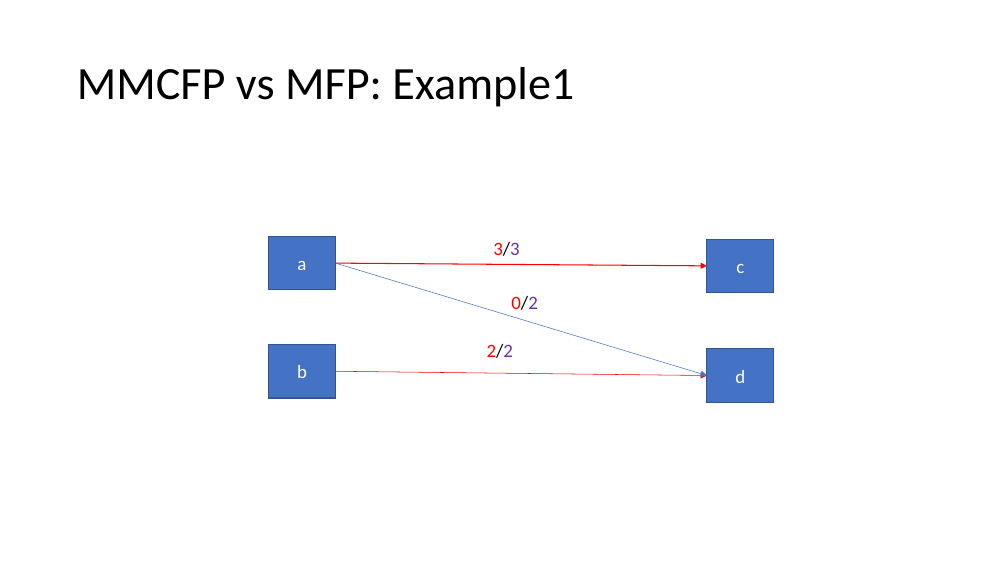
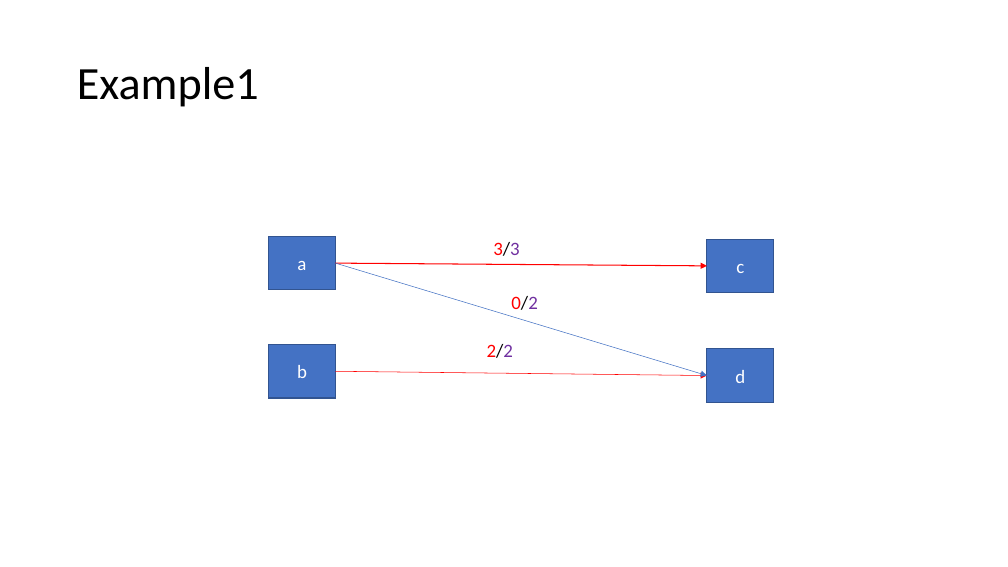
Before and after one commit to Speedphil544/Vortrag, a slide deck: slide 3 of MMCFP.pptx. Drawn at 1008x567 pixels with LibreOffice and Linux fonts; fonts in the diff are those of the drawing; grey boxes stand for pictures. Boxes give left, top, right and bottom in pixels: in the first picture for what was removed or moved away, otherwise in the second. Text is boxed around its words. In the diff, an @@ line names an element or a change of style, - is before the commit and + after.

```diff
--- a/MMCFP.pptx
+++ b/MMCFP.pptx
@@ title at box(77, 67, 259, 107): text changed @@
-MMCFP vs MFP: Example1
+Example1
```
Also in this commit, not shown: 6 other slides changed.
